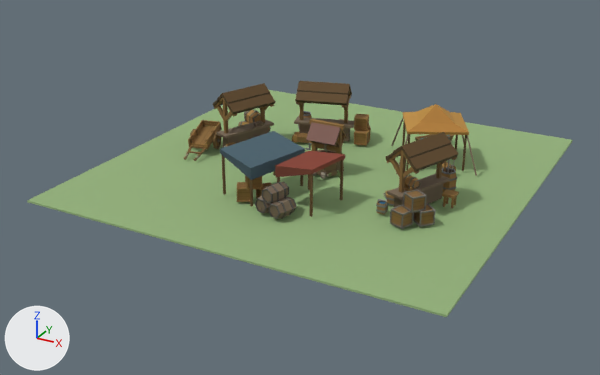
Two versions of the glTF model packages/client/public/assets/models/buildings/market.glb, one commit apart.
Camera for both pictures: a 50 mm camera at (28.0, -54.8, 25.3) aimed at (-0.7, -2.6, -0.8). Arrows for +X, +Y and +Z are at lower left; the lights stay in place. The older version comes first. Vertices at exactly the same position are counted once.

In view in the first picture: 'Ground', 'Market'.
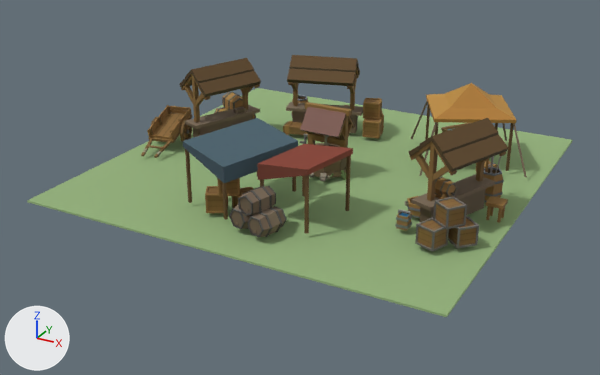
What changed in the scene script:
```text
Change me_mesh:
    used by ob_market; location = (0.0, 0.0, 0.37)
    remove me_mesh.from_pydata(...)  # 3976 vertices, 6910 faces; spans x -11.8..11.8, y -10.6..10.6, z -0.2..5.0
    add me_mesh.from_pydata(...)  # 3976 vertices, 6910 faces; spans x -15.5..15.5, y -13.9..13.9, z 0.1..6.9
    me_mesh part 1: the whole mesh is scaled about its middle by 1.31, then moved by (0.0, 0.0, 1.1)
Change ob_market:
    ob_market.location: (0.0, 0.0, 0.37) -> (0.0, 0.0, 0.15)
```

Boxes [x1, y1, x2, y2] around the edits, measured in the pictures (600 x 375 px):
'Market', rescaled (32% wider, 33% taller): before [184, 81, 477, 229]; after [141, 55, 527, 252]
